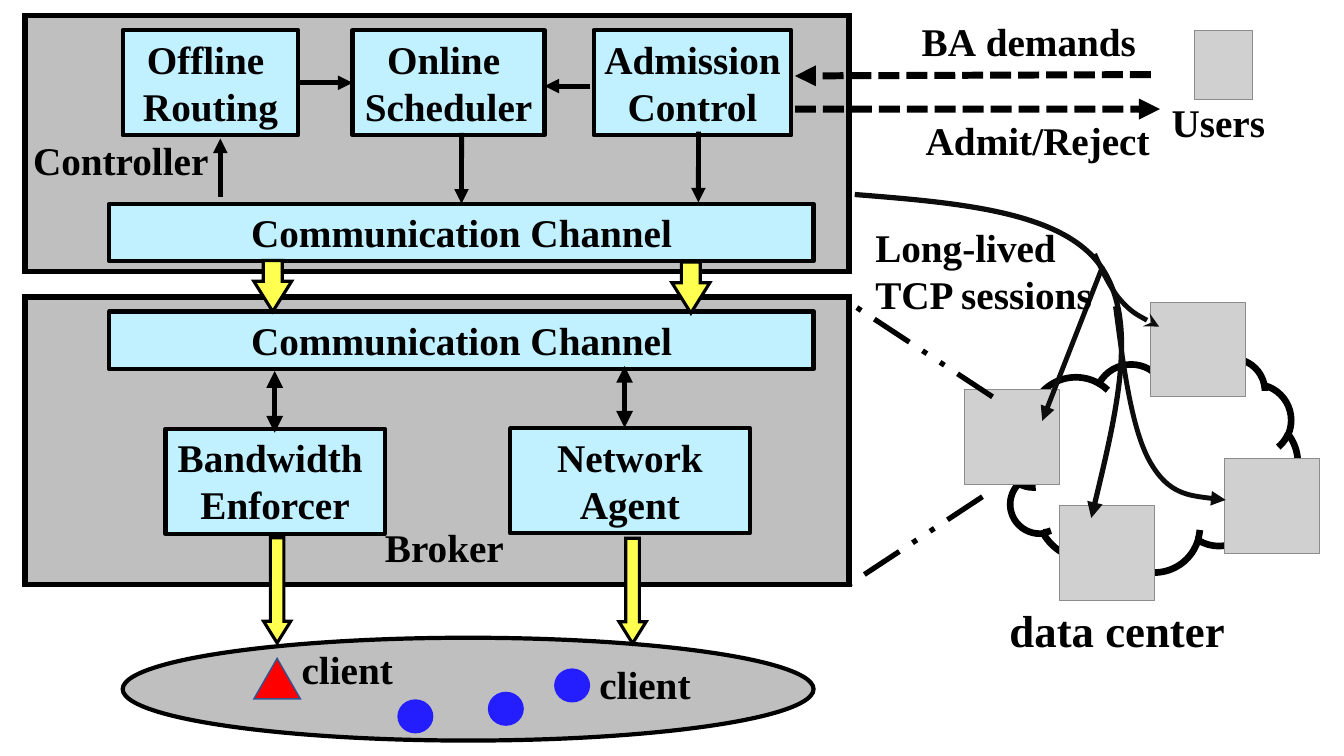
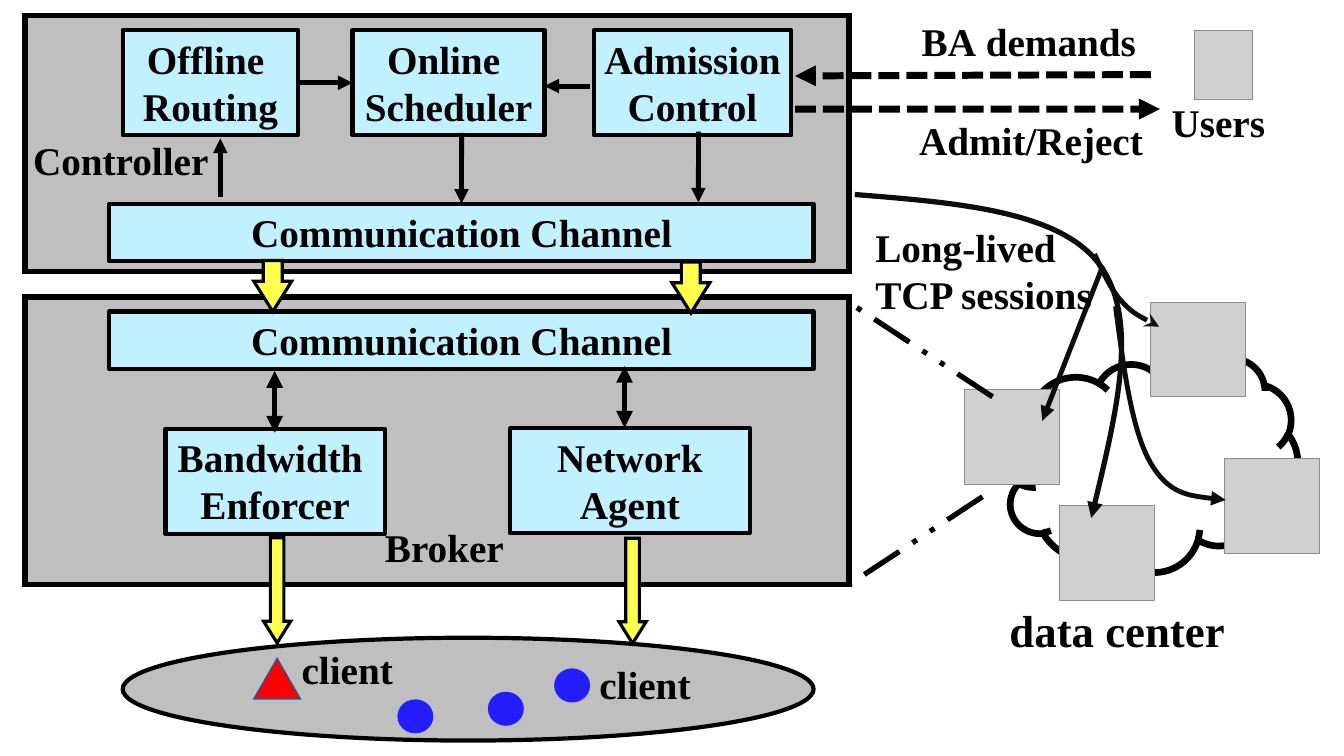
Before and after one commit to TEDAT-team/TEDAT, a slide deck: slide 1 of inter-DC-WAN-V3.pptx. Drawn at 1344x756 pixels with LibreOffice and Linux fonts; fonts in the diff are those of the drawing; grey boxes stand for pictures. Boxes give left, top, right and bottom in pixels: in the first picture for what was removed or moved away, otherwise in the second. Text is boxed around its words. In the diff, an @@ line names an element or a change of style, - is before the commit and + after.

```diff
--- a/inter-DC-WAN-V3.pptx
+++ b/inter-DC-WAN-V3.pptx
@@ text "Admit/Reject" moved from (x1=926, y1=127, x2=1150, y2=163) to (x1=919, y1=127, x2=1143, y2=163) @@
```
Also in this commit, not shown: 8 other files.
